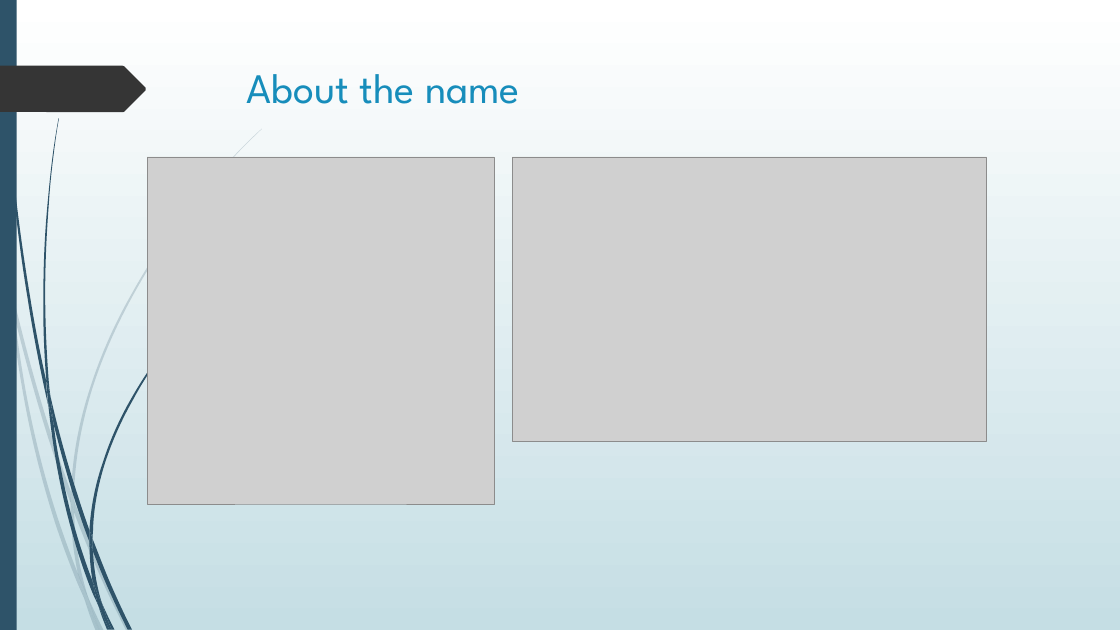
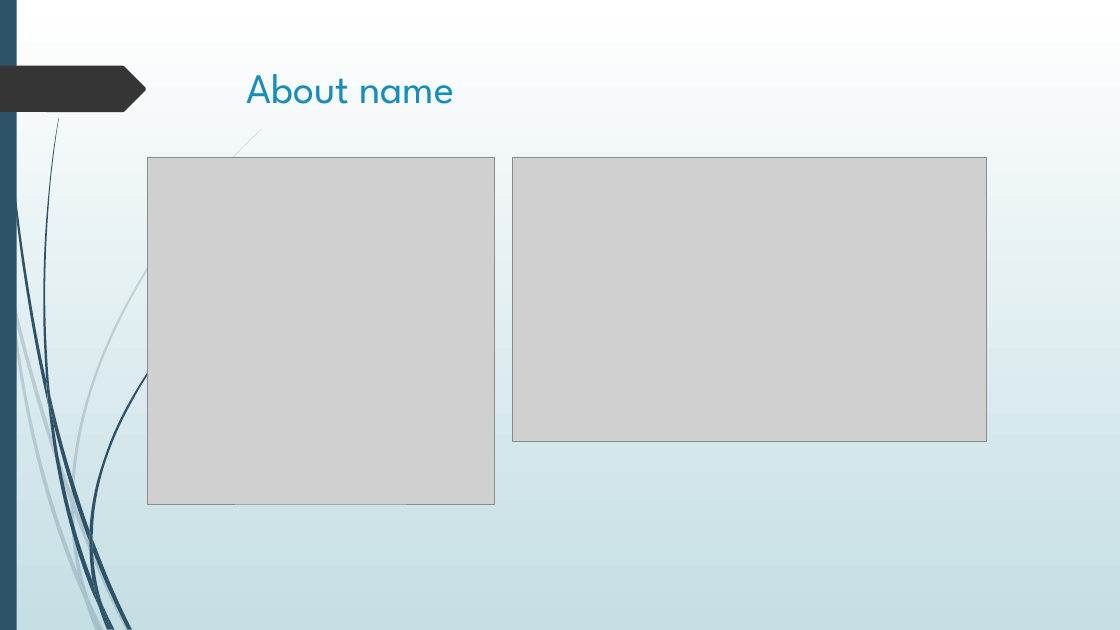
Before and after one commit to Mishurin/frontend-examples, a slide deck: slide 2 of angular/Angular.pptx. Drawn at 1120x630 pixels with LibreOffice and Linux fonts; fonts in the diff are those of the drawing; grey boxes stand for pictures. Boxes give left, top, right and bottom in pixels: in the first picture for what was removed or moved away, otherwise in the second. Text is boxed around its words. In the diff, an @@ line names an element or a change of style, - is before the commit and + after.

```diff
--- a/angular/Angular.pptx
+++ b/angular/Angular.pptx
@@ title at box(247, 74, 455, 104): text changed @@
-About the name
+About name
```
Also in this commit, not shown: 6 slides added, 9 other files.
